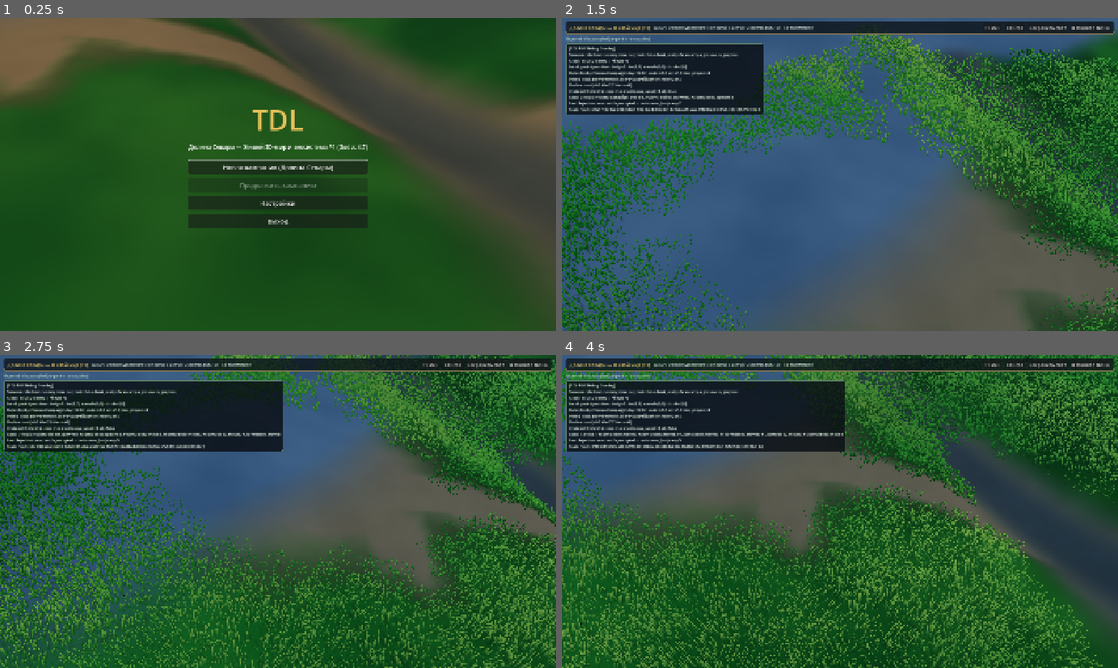
Above: before the commit, frames 1-4 (two rows, left to right).
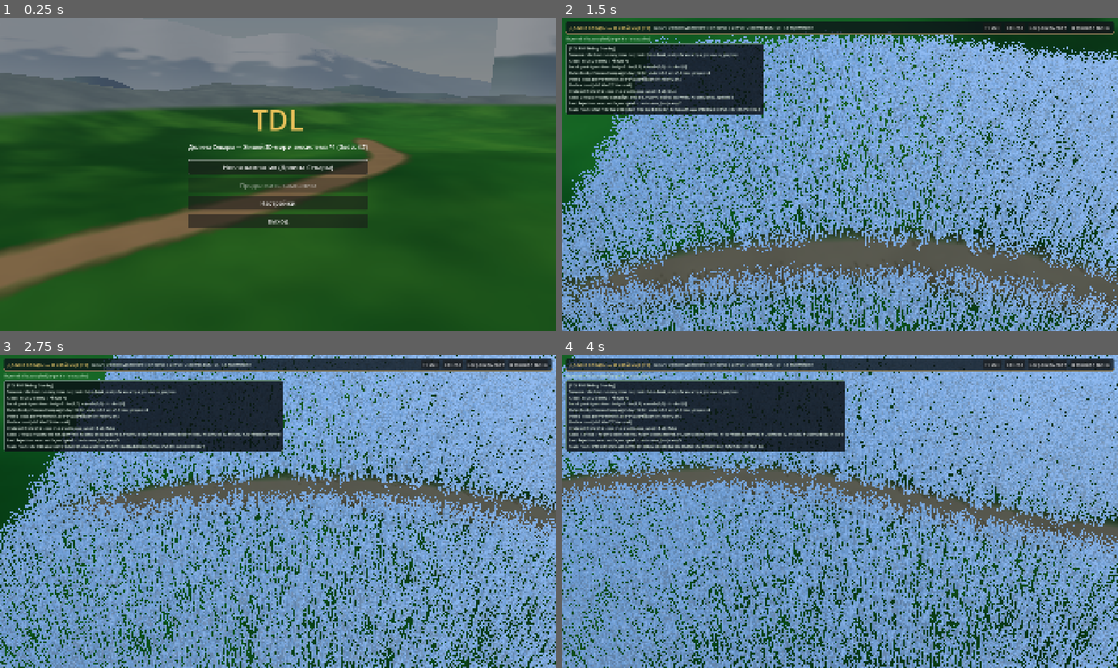
Above: after the commit, the same moments.

Repository: PandaGarry/TDL
Game: Godot game, scene res://scenes/main/main.tscn
The game is run twice, just before and just after one commit, with the same random seed, the same clock (stepped at 60 frames per second) and the same inputs.
Inputs (mouse positions are in pixels of both pictures, inside the frame that each line leads up to):
- Up to frame 1 (0.25 s): no input
- Up to frame 2 (1.5 s): click "Новая кампания (Долина Севары)" at 0.5 s; tap Enter at 1.25 s; move the mouse to (962, 158) at 1.27 s; hold D (move_right) from 1.28 s (still down); tap F (assist_or_talk) at 1.35 s; click (962, 158) at 1.42 s
- Up to frame 3 (2.75 s): move the mouse to (166, 527) at 2.02 s; release D (move_right) at 2.03 s; hold S (move_down) from 2.03 s (still down); tap B (build_or_repair) at 2.1 s
- Up to frame 4 (4 s): move the mouse to (895, 442) at 2.77 s; release S (move_down) at 2.78 s; hold D (move_right) 2.78-3.53 s; tap G (carry_toggle) at 2.85 s; move the mouse to (812, 574) at 3.52 s; hold Tab (group_command) from 3.53 s (still down); tap X (collect_sample) at 3.6 s; click (812, 574) at 3.67 s

The runs differ from the first frame. In frame 1, 49% of the frame differs, in the area x 0-100%, y 0-96%; in frame 2, 82%, in the area x 0-100%, y 0-100%; in frame 3, 81%; in frame 4, 80%.

Commit message:
feat(art3d): refine Step 1 clean rolling meadow, 4-segment curved grass carpet & camera views
Co-authored-by: arena-agent <297053741+arena-agent@users.noreply.github.com>

Diff:
--- a/assets/shaders/sevara_grass_3d.gdshader
+++ b/assets/shaders/sevara_grass_3d.gdshader
@@ -9,11 +9,11 @@
 // 3. Soft, calm wind waves roll across the tips without noisy per-pixel speckles.
 
 uniform vec3 root_color : source_color = vec3(0.16, 0.30, 0.13);
-uniform vec3 tip_color : source_color = vec3(0.34, 0.54, 0.20);
-uniform vec3 tip_color_warm : source_color = vec3(0.48, 0.58, 0.22);
-uniform float blade_height : hint_range(0.15, 1.5) = 0.46;
+uniform vec3 tip_color : source_color = vec3(0.29, 0.47, 0.18);
+uniform vec3 tip_color_warm : source_color = vec3(0.39, 0.53, 0.21);
+uniform float blade_height : hint_range(0.15, 1.5) = 0.34;
 uniform vec2 wind_direction = vec2(0.88, 0.47);
-uniform float wind_strength : hint_range(0.0, 3.0) = 0.85;
+uniform float wind_strength : hint_range(0.0, 3.0) = 0.72;
 uniform vec3 player_pos = vec3(0.0, -100.0, 0.0);
 
 varying float v_t;
@@ -73,15 +73,16 @@
 	vec3 world_v = (MODEL_MATRIX * vec4(VERTEX, 1.0)).xyz;
 
 	float clump = value_noise(world_v.xz * 0.18);
-	float h_scale = (0.78 + rnd.g * 0.42) * (0.82 + clump * 0.35) * max(INSTANCE_CUSTOM.a, 0.65);
+	float inst_h = clamp(INSTANCE_CUSTOM.a, 0.18, 1.35);
+	float h_scale = (0.80 + rnd.g * 0.36) * (0.85 + clump * 0.30) * inst_h;
 	float gust = wind_gust(world_v.xz, TIME);
-	float wave = sin(TIME * 1.6 - dot(world_v.xz, wind_direction) * 0.38 + rnd.a * 6.28) * 0.5 + 0.5;
-	float bend = (gust * 0.68 + wave * 0.32 + 0.10) * wind_strength;
+	float wave = sin(TIME * 1.5 - dot(world_v.xz, wind_direction) * 0.38 + rnd.a * 6.28) * 0.5 + 0.5;
+	float bend = (gust * 0.65 + wave * 0.35 + 0.08) * wind_strength;
 
 	float curve = t * t;
 	vec2 wdir = normalize(wind_direction);
-	vec2 rest_bend = vec2(cos(rnd.b * 6.283), sin(rnd.b * 6.283)) * 0.14;
-	vec2 total_xz = (wdir * bend * 0.38 + rest_bend) * curve * blade_height * h_scale;
+	vec2 rest_bend = vec2(cos(rnd.b * 6.283), sin(rnd.b * 6.283)) * 0.12;
+	vec2 total_xz = (wdir * bend * 0.34 + rest_bend) * curve * blade_height * h_scale;
 
 	VERTEX.y *= blade_height * h_scale;
 	VERTEX.x += total_xz.x;
@@ -106,16 +107,24 @@
 
 void fragment() {
 	// Never flip the normal downward on backfaces: keep the smooth hill normal!
-	NORMAL = v_up_normal_view;
+	NORMAL = normalize(v_up_normal_view);
 
 	float t = v_t;
-	vec3 col = mix(v_root_col, v_tip_col, smoothstep(0.05, 0.92, t));
+	vec3 col = mix(v_root_col, v_tip_col, smoothstep(0.08, 0.95, t));
 	// Subtle sunlit sheen along rolling wind gusts
-	col += vec3(0.07, 0.09, 0.02) * v_gust * (t * t);
+	col += vec3(0.04, 0.06, 0.015) * v_gust * (t * t);
 
 	ALBEDO = col;
-	ROUGHNESS = 0.90;
-	SPECULAR = 0.08;
+	ROUGHNESS = 0.92;
+	SPECULAR = 0.06;
+}
+
+void light() {
+	float ndl = dot(NORMAL, LIGHT);
+	float diff = smoothstep(-0.22, 0.88, ndl) * 0.82 + 0.18;
+	float tip_sss = clamp(dot(VIEW, -LIGHT), 0.0, 1.0) * (v_t * v_t) * 0.10;
+	DIFFUSE_LIGHT += LIGHT_COLOR * ATTENUATION * (diff + tip_sss) / PI;
+	DIFFUSE_LIGHT += vec3(0.05, 0.08, 0.14) * (1.0 - clamp(ndl * ATTENUATION, 0.0, 1.0)) * 0.28;
 }
 
 void light() {
--- a/scripts/presentation/world3d/sevara_asset_library_3d.gd
+++ b/scripts/presentation/world3d/sevara_asset_library_3d.gd
@@ -149,7 +149,7 @@
 		return _styled_meshes[key] as ArrayMesh
 	var rng := RandomNumberGenerator.new()
 	rng.seed = seed_val
-	var segments := 3
+	var segments := 4
 	var verts := PackedVector3Array()
 	var normals := PackedVector3Array()
 	var uvs := PackedVector2Array()
@@ -157,25 +157,32 @@
 	var indices := PackedInt32Array()
 
 	for _b in range(blade_count):
-		var rx := (rng.randf() - 0.5) * patch_size
-		var rz := (rng.randf() - 0.5) * patch_size
+		var pos_ang := rng.randf() * TAU
+		var pos_rad := sqrt(rng.randf()) * (patch_size * 0.5)
+		var rx := cos(pos_ang) * pos_rad
+		var rz := sin(pos_ang) * pos_rad
 		var ang := rng.randf() * TAU
 		var perp := Vector3(cos(ang), 0.0, sin(ang))
 		var facing := Vector3(-sin(ang), 0.0, cos(ang))
-		var w := blade_width * rng.randf_range(0.75, 1.32)
+		var lean := rng.randf_range(0.10, 0.28)
+		var w := blade_width * rng.randf_range(0.75, 1.25)
 		var rnd_col := Color(rng.randf(), rng.randf(), rng.randf(), rng.randf())
 		var base_idx := verts.size()
 		for s in range(segments):
 			var t := float(s) / float(segments)
-			var half_w := w * 0.5 * (1.0 - pow(t, 1.35))
+			var half_w := w * 0.5 * (1.0 - pow(t, 1.45))
+			var arch := facing * (t * t * lean)
 			for side in [-1.0, 1.0]:
 				var side_f := float(side)
-				verts.append(Vector3(rx, t, rz) + perp * (side_f * half_w))
-				normals.append((facing + perp * (side_f * 0.35)).normalized())
+				verts.append(Vector3(rx, t, rz) + arch + perp * (side_f * half_w))
+				normals.append(
+					(Vector3.UP * 1.6 + facing * 0.4 + perp * (side_f * 0.25)).normalized()
+				)
 				uvs.append(Vector2(side_f * 0.5 + 0.5, t))
 				colors.append(rnd_col)
-		verts.append(Vector3(rx, 1.0, rz))
-		normals.append(facing)
+		var tip_arch := facing * lean
+		verts.append(Vector3(rx, 1.0, rz) + tip_arch)
+		normals.append(Vector3.UP)
 		uvs.append(Vector2(0.5, 1.0))
 		colors.append(rnd_col)
 		for s in range(segments - 1):
--- a/scripts/presentation/world3d/sevara_props_factory_3d.gd
+++ b/scripts/presentation/world3d/sevara_props_factory_3d.gd
@@ -434,44 +434,40 @@
 	# Step 1 Look-Dev Foundation: Unified velvety 3D grass carpet (zero noisy billboard cards).
 	# Uses a stratified jittered grid across the look-dev meadow so there are no bare patches,
 	# and tapers blade height smoothly along the earthen footpath and streambed edge.
-	var patch_mesh := SevaraAssetLibrary3D.build_grass_patch_mesh(108, 1.85, 0.065, 107)
+	var patch_mesh := SevaraAssetLibrary3D.build_grass_patch_mesh(86, 1.05, 0.036, 107)
 	var patch_transforms: Array[Transform3D] = []
 	var patch_customs: Array[Color] = []
 	var rng := RandomNumberGenerator.new()
 	rng.seed = 4072026
 
-	var step := clampf(1.08 / sqrt(dens), 0.78, 1.45)
-	var x_min := -30.0
-	var x_max := 30.0
-	var z_min := -24.0
-	var z_max := 24.0
+	var step := clampf(0.62 / sqrt(dens), 0.48, 0.85)
+	var x_min := -26.0
+	var x_max := 26.0
+	var z_min := -20.0
+	var z_max := 16.0
 	var gx_count := int(round((x_max - x_min) / step))
 	var gz_count := int(round((z_max - z_min) / step))
 
 	for gz in range(gz_count):
 		for gx in range(gx_count):
-			var wx := x_min + (float(gx) + rng.randf_range(0.15, 0.85)) * step
-			var wz := z_min + (float(gz) + rng.randf_range(0.15, 0.85)) * step
+			var wx := x_min + (float(gx) + rng.randf_range(0.18, 0.82)) * step
+			var wz := z_min + (float(gz) + rng.randf_range(0.18, 0.82)) * step
 			var wy := SevaraTerrainGen3D.get_height_at(wx, wz)
 			if wy < SevaraTerrainGen3D.WATER_SURFACE_Y + 0.14 or wy > 4.2:
 				continue
 			var path_w := SevaraTerrainGen3D.get_path_weight_at(wx, wz)
-			if path_w > 0.36:
+			if path_w > 0.64:
 				continue
 			var gn := SevaraTerrainGen3D.get_ground_normal(wx, wz)
 			if gn.y < 0.78:
 				continue
-			var edge_taper := 1.0 - smoothstep(0.12, 0.36, path_w) * 0.58
-			var bank_taper := smoothstep(
-				SevaraTerrainGen3D.WATER_SURFACE_Y + 0.14,
-				SevaraTerrainGen3D.WATER_SURFACE_Y + 0.55,
-				wy
+			var edge_taper := 1.0 - smoothstep(0.10, 0.64, path_w) * 0.76
+			var height_mult := clampf(edge_taper * rng.randf_range(0.86, 1.14), 0.22, 1.20)
+			var patch_scale := clampf(
+				(0.55 + 0.45 * edge_taper) * rng.randf_range(0.92, 1.12), 0.45, 1.15
 			)
-			var height_mult := clampf(
-				edge_taper * (0.55 + 0.45 * bank_taper) * rng.randf_range(0.88, 1.16), 0.38, 1.25
-			)
-			var basis := _align_up_with_yaw(gn, rng.randf() * TAU, rng.randf_range(0.92, 1.18))
-			patch_transforms.append(Transform3D(basis, Vector3(wx, wy - 0.02, wz)))
+			var basis := _align_up_with_yaw(gn, rng.randf() * TAU, patch_scale)
+			patch_transforms.append(Transform3D(basis, Vector3(wx, wy - 0.015, wz)))
 			patch_customs.append(Color(0.0, 0.0, 0.0, height_mult))
 
 	root.add_child(
--- a/scripts/presentation/world3d/sevara_terrain_gen_3d.gd
+++ b/scripts/presentation/world3d/sevara_terrain_gen_3d.gd
@@ -8,6 +8,8 @@
 const VALLEY_DEPTH_M := 120.0
 const WATER_SURFACE_Y := -0.18
 const WORLD_SCALE := TILE_SIZE_M / 32.0
+## Step 1 Look-Dev mode: clean rolling meadow + single winding footpath (no dry river trench or courtyard blotch).
+const STEP1_CLEAN_MEADOW := true
 
 
 static func tile_to_world_3d(
@@ -66,6 +68,16 @@
 
 
 static func get_path_weight_at(wx: float, wz: float) -> float:
+	if STEP1_CLEAN_MEADOW:
+		# Single organic winding footpath gently curving across the sun-lit rolling hills
+		var trail_z := -3.5 + sin(wx * 0.14 + 0.4) * 2.8 + cos(wx * 0.07 - 0.3) * 1.4
+		var main_trail := (
+			exp(-pow((wz - trail_z) / 1.05, 2.0))
+			* smoothstep(-28.0, -21.0, wx)
+			* (1.0 - smoothstep(21.0, 28.0, wx))
+		)
+		return clampf(main_trail, 0.0, 1.0)
+
 	# Main stone-paved settlement courtyard & trails connecting the hearth, well, bridge, and meadow
 	var courtyard := exp(-pow(wx - (-14.5), 2.0) / 54.0 - pow(wz - (-7.5), 2.0) / 38.0)
 	# Trail from settlement (-15, -7.5) across the bridge (0, -4.5) into Heravo meadow (+16, -2)
@@ -86,6 +98,21 @@
 
 
 static func get_height_at(wx: float, wz: float) -> float:
+	if STEP1_CLEAN_MEADOW:
+		# Soft, harmonious rolling hills across the meadow look-dev sanctuary
+		var hill_a := sin(wx * 0.10 + 0.3) * cos(wz * 0.11 - 0.4) * 0.68
+		var hill_b := sin(wx * 0.19 - wz * 0.16 + 1.1) * 0.26
+		var north_rise := smoothstep(-6.0, -42.0, wz) * 2.8
+		var rim_x := smoothstep(28.0, 74.0, absf(wx))
+		var rim_z := smoothstep(22.0, 54.0, absf(wz))
+		var rim_h := (
+			clampf(rim_x + rim_z - rim_x * rim_z * 0.4, 0.0, 1.0)
+			* (2.8 + 0.9 * sin(wx * 0.08 + 0.4))
+		)
+		var path_dip := get_path_weight_at(wx, wz) * 0.07
+		var micro := sin(wx * 0.38 + wz * 0.33) * 0.03 + cos(wx * 0.25 - wz * 0.41) * 0.025
+		return 0.85 + hill_a + hill_b + north_rise + rim_h + micro - path_dip
+
 	# 1. Toramek NW mountain slope & rocky ridges
 	var nw_slope := smoothstep(4.0, -34.0, wx * 0.68 + wz * 0.74)
 	var nw_cliff := smoothstep(-14.0, -52.0, wx * 0.62 + wz * 0.78)
@@ -306,9 +333,12 @@
 	var w_mud := clampf(
 		wet_pool * 0.85 + exp(-pow((dist_river - r_hw) / 2.2, 2.0)) * 0.52, 0.0, 1.0
 	)
-	var w_stone := clampf(smoothstep(1.35, 3.4, pos.y), 0.0, 1.0)
+	if STEP1_CLEAN_MEADOW:
+		w_pebbles = 0.0
+		w_mud = 0.0
+	var w_stone := clampf(smoothstep(2.4, 4.6, pos.y), 0.0, 1.0)
 	var w_snow := clampf(
-		smoothstep(2.2, 5.2, pos.y) * (0.55 + 0.45 * sin(pos.x * 0.35 + pos.z * 0.42)), 0.0, 0.92
+		smoothstep(3.4, 6.2, pos.y) * (0.55 + 0.45 * sin(pos.x * 0.35 + pos.z * 0.42)), 0.0, 0.92
 	)
 
 	var path_w := get_path_weight_at(pos.x, pos.z)
--- a/scripts/presentation/world3d/sevara_world_3d.gd
+++ b/scripts/presentation/world3d/sevara_world_3d.gd
@@ -331,7 +331,7 @@
 
 	_terrain_mesh_inst = MeshInstance3D.new()
 	_terrain_mesh_inst.name = "ValleyTerrain3D"
-	_terrain_mesh_inst.mesh = SevaraTerrainGen3D.build_terrain_mesh(32, 24, 160, 120)
+	_terrain_mesh_inst.mesh = SevaraTerrainGen3D.build_terrain_mesh(32, 24, 220, 165)
 
 	var t_shader := SevaraAssetLibrary3D.load_shader("sevara_terrain_3d.gdshader")
 	_terrain_shader_mat = ShaderMaterial.new()
@@ -774,21 +774,21 @@
 
 	match _camera_lookpoint:
 		"valley_panorama":
-			cam_pos = Vector3(11.5, 4.4, 7.8)
-			look_target = Vector3(16.8, 1.0, -5.2)
+			cam_pos = Vector3(-16.0, 5.2, 6.5)
+			look_target = Vector3(4.0, 1.2, -3.5)
+			fov = 38.0
+		"heravo_meadow":
+			cam_pos = Vector3(-12.5, 4.4, 5.0)
+			look_target = Vector3(6.5, 1.1, -2.5)
 			fov = 36.0
-		"heravo_meadow":
-			cam_pos = Vector3(-11.2, 5.2, 1.8)
-			look_target = Vector3(-15.8, 1.0, -8.2)
-			fov = 35.0
 		"nivarel_rapids":
-			cam_pos = Vector3(21.5, 3.8, 11.5)
-			look_target = Vector3(12.2, 0.9, -1.5)
+			cam_pos = Vector3(14.5, 4.8, 8.2)
+			look_target = Vector3(-4.0, 1.1, -3.2)
+			fov = 36.0
+		"settlement_hearth":
+			cam_pos = Vector3(-3.5, 4.6, 5.2)
+			look_target = Vector3(-1.0, 0.9, -2.2)
 			fov = 34.0
-		"settlement_hearth":
-			cam_pos = Vector3(-10.5, 3.6, -2.5)
-			look_target = Vector3(-15.2, 0.95, -7.8)
-			fov = 32.0
 		_:
 			var offset := Vector3(0.0, 12.2, 13.8)
 			fov = 38.0
--- a/scripts/ui/main_menu.gd
+++ b/scripts/ui/main_menu.gd
@@ -36,7 +36,7 @@
 	var bg_world := SevaraWorld3D.new()
 	bg_world.name = "MainMenuWorld3D"
 	bg_world.ensure_built()
-	bg_world.set_camera_preset(2, Vector2i(11, 11))
+	bg_world.set_camera_lookpoint("valley_panorama")
 	add_child(bg_world)
 
 
